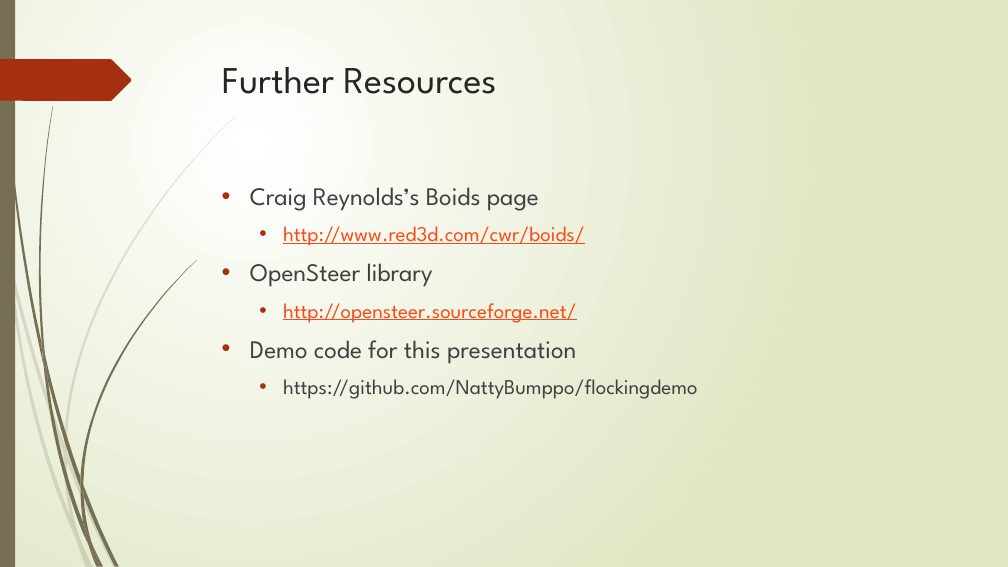
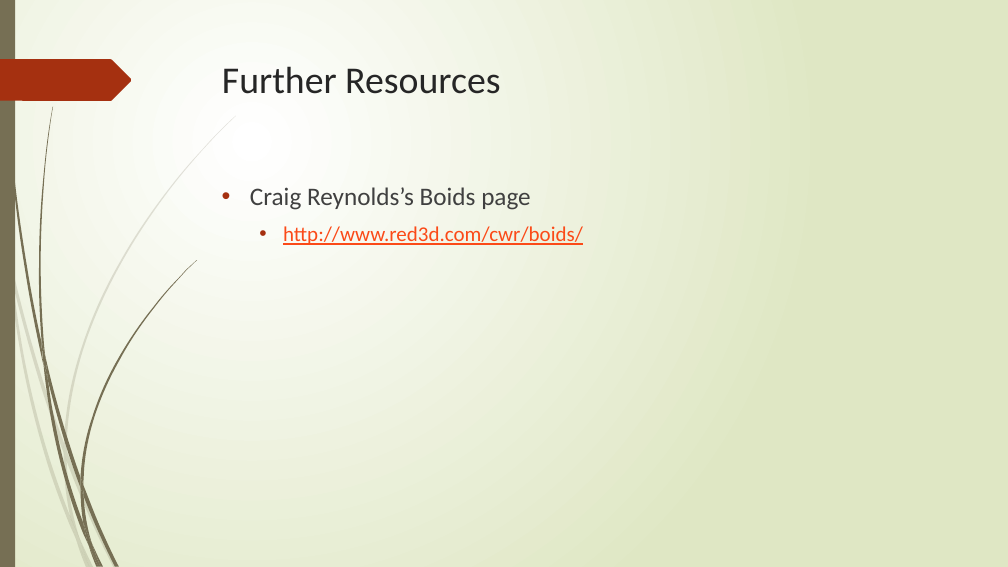
Before and after one commit to NattyBumppo/flockingdemo, a slide deck: slide 19 of flocking.pptx (slide 22 before the commit). Drawn at 1008x567 pixels with LibreOffice and Linux fonts; fonts in the diff are those of the drawing. Boxes give left, top, right and bottom in pixels: in the first picture for what was removed or moved away, otherwise in the second. Text is boxed around its words. In the diff, an @@ line names an element or a change of style, - is before the commit and + after.

Commit message:
Made some tweaks to the flocking code. Updated presentation.

```diff
--- a/flocking.pptx
+++ b/flocking.pptx
@@ title "Further Resources" at bbox=[222, 66, 500, 94]: font League Spartan to Calibri @@
@@ text "Craig Reynolds’s Boids page" at bbox=[250, 187, 583, 245]: font League Spartan to Calibri @@
@@ text at bbox=[250, 263, 698, 399]: paragraphs removed @@
-• OpenSteer library
-  • http://opensteer.sourceforge.net/
-• Demo code for this presentation
-  • https://github.com/NattyBumppo/flockingdemo
```
Also in this commit, not shown: 18 other slides changed, 3 slides removed, 2 other files.
